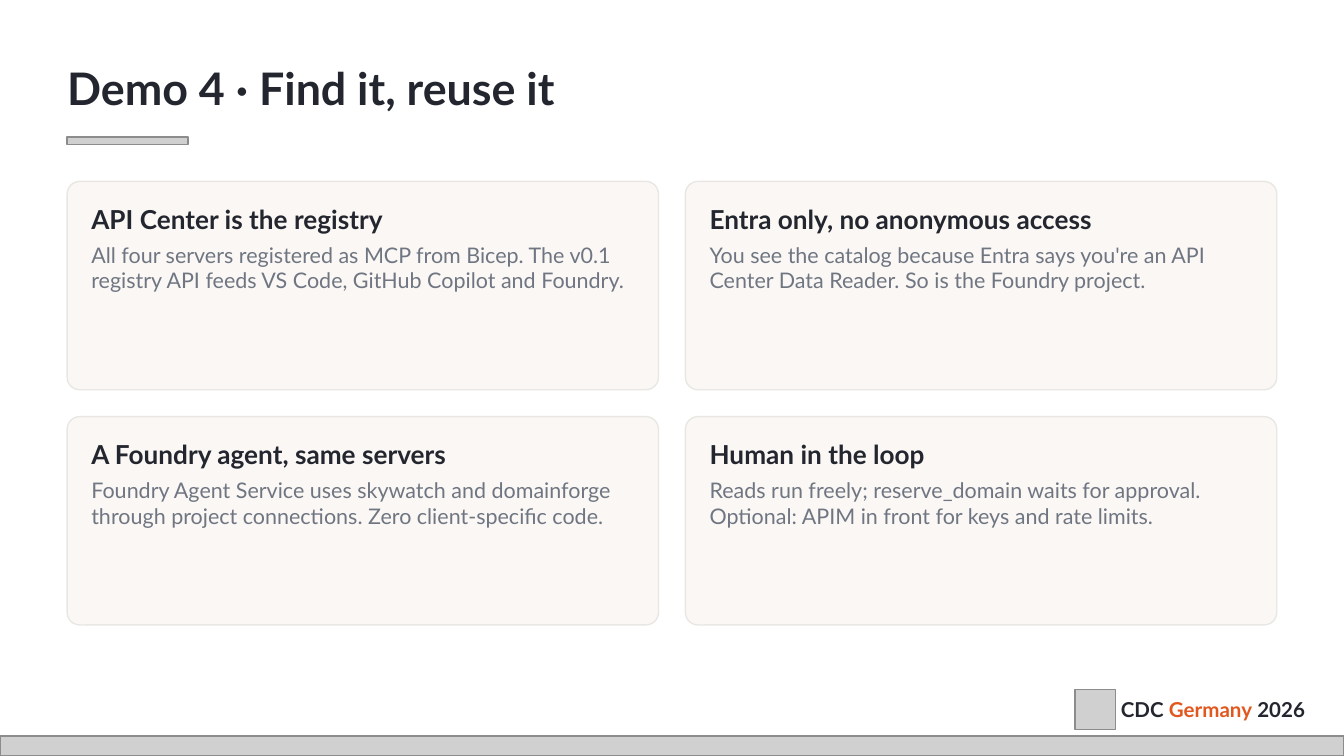
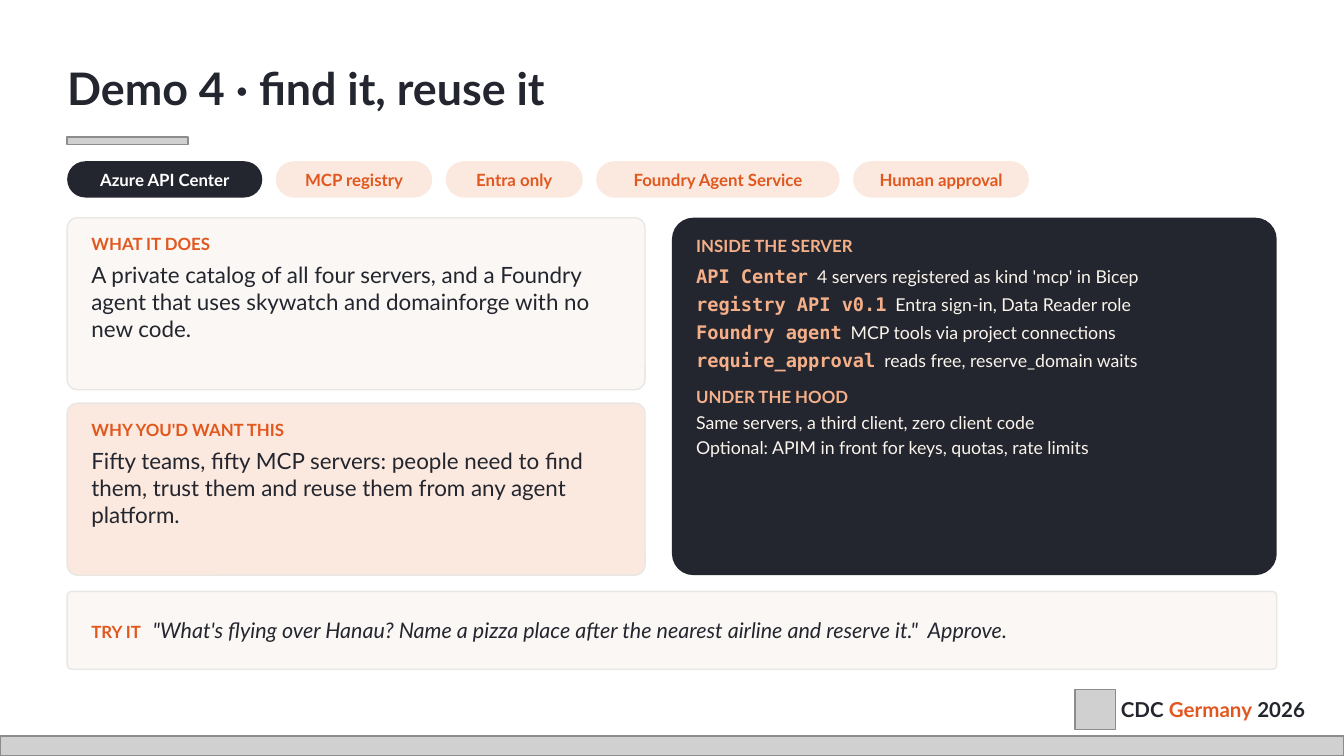
Before and after one commit to bakionur/azure-functions-mcp-cdc, a slide deck: slide 18 of docs/CDC2026_Okutucu_MCP-Azure-Functions.pptx (slide 15 before the commit). Drawn at 1344x756 pixels with LibreOffice and Linux fonts; fonts in the diff are those of the drawing; grey boxes stand for pictures. Boxes give left, top, right and bottom in pixels: in the first picture for what was removed or moved away, otherwise in the second. Text is boxed around its words. In the diff, an @@ line names an element or a change of style, - is before the commit and + after.

```diff
--- a/docs/CDC2026_Okutucu_MCP-Azure-Functions.pptx
+++ b/docs/CDC2026_Okutucu_MCP-Azure-Functions.pptx
@@ text at bbox=[67, 71, 545, 111]: text changed @@
-Demo 4 · Find it, reuse it
+Demo 4 · find it, reuse it
@@ text "Azure API Center" at bbox=[100, 173, 230, 186]: vertical alignment top to middle @@
@@ rounded rectangle added at bbox=[67, 161, 262, 198], fill #23262E @@
@@ text at bbox=[100, 173, 230, 186]: text changed; size 11.5 to 9 pt; text colour #6F7682 to #FFFFFF; bold on @@
-API Center is the registry
-All four servers registered as MCP from Bicep. The v0.1 registry API feeds VS Code, GitHub Copilot and Foundry.
+Azure API Center
@@ rounded rectangle at bbox=[276, 161, 431, 198]: fill #FAF7F4 to #FBE9DF; outline #E9E7E4 0.75 pt to none; proportions changed @@
@@ rounded rectangle: place and size @@
-rounded rectangle at bbox=[685, 181, 1277, 390]
+rounded rectangle at bbox=[276, 161, 431, 198]
@@ text added at bbox=[305, 173, 403, 189], 9 pt, text #E1571E, bold @@
+MCP registry
@@ rounded rectangle added at bbox=[446, 161, 583, 198], fill #FBE9DF @@
@@ text added at bbox=[476, 173, 552, 189], 9 pt, text #E1571E, bold @@
+Entra only
@@ rounded rectangle: place and size @@
-rounded rectangle at bbox=[685, 417, 1277, 625]
+rounded rectangle at bbox=[597, 161, 840, 198]
@@ rounded rectangle at bbox=[597, 161, 840, 198]: fill #FAF7F4 to #FBE9DF; outline #E9E7E4 0.75 pt to none; proportions changed @@
@@ text added at bbox=[634, 173, 803, 189], 9 pt, text #E1571E, bold @@
+Foundry Agent Service
@@ rounded rectangle added at bbox=[853, 161, 1030, 198], fill #FBE9DF @@
@@ text added at bbox=[880, 173, 1002, 189], 9 pt, text #E1571E, bold @@
+Human approval
@@ text removed at bbox=[710, 209, 1204, 292] @@
-Entra only, no anonymous access
-You see the catalog because Entra says you're an API Center Data Reader. So is the Foundry project.
@@ rounded rectangle: place and size @@
-rounded rectangle at bbox=[67, 181, 659, 390]
+rounded rectangle at bbox=[67, 218, 645, 390]
@@ text added at bbox=[91, 237, 589, 337], 12 pt, text #23262E @@
+WHAT IT DOES
+A private catalog of all four servers, and a Foundry agent that uses skywatch and domainforge with no new code.
@@ rounded rectangle added at bbox=[672, 218, 1277, 575], fill #23262E @@
@@ text added at bbox=[696, 239, 1139, 457], 9.5 pt, text #FBF4EC @@
+INSIDE THE SERVER
+API Center 4 servers registered as kind 'mcp' in Bicep
+registry API v0.1 Entra sign-in, Data Reader role
+Foundry agent MCP tools via project connections
+require_approval reads free, reserve_domain waits
+UNDER THE HOOD
+Same servers, a third client, zero client code
+Optional: APIM in front for keys, quotas, rate limits
@@ rounded rectangle: place and size @@
-rounded rectangle at bbox=[67, 417, 659, 625]
+rounded rectangle at bbox=[67, 403, 645, 575]
@@ rounded rectangle at bbox=[67, 403, 645, 575]: fill #FAF7F4 to #FBE9DF @@
@@ text removed at bbox=[91, 444, 611, 528] @@
-A Foundry agent, same servers
-Foundry Agent Service uses skywatch and domainforge through project connections. Zero client-specific code.
@@ text added at bbox=[91, 423, 583, 527], 12 pt, text #23262E @@
+WHY YOU'D WANT THIS
+Fifty teams, fifty MCP servers: people need to find them, trust them and reuse them from any agent platform.
@@ text removed at bbox=[710, 444, 1201, 528] @@
-Human in the loop
-Reads run freely; reserve_domain waits for approval. Optional: APIM in front for keys and rate limits.
@@ rounded rectangle added at bbox=[67, 591, 1277, 669], fill #FAF7F4, outline #E9E7E4 0.75 pt @@
@@ text added at bbox=[91, 622, 1007, 642], 11.5 pt, text #23262E, italic @@
+TRY IT "What's flying over Hanau? Name a pizza place after the nearest airline and reserve it." Approve.
```
Also in this commit, not shown: 2 other slides changed, 7 slides added, 3 slides removed.
